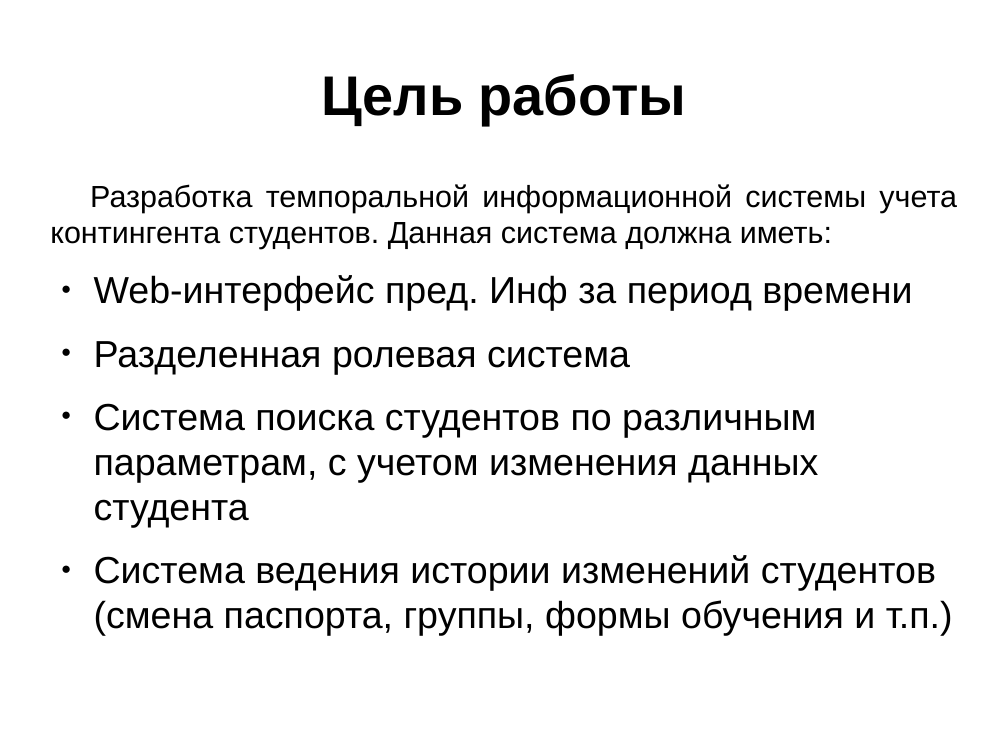
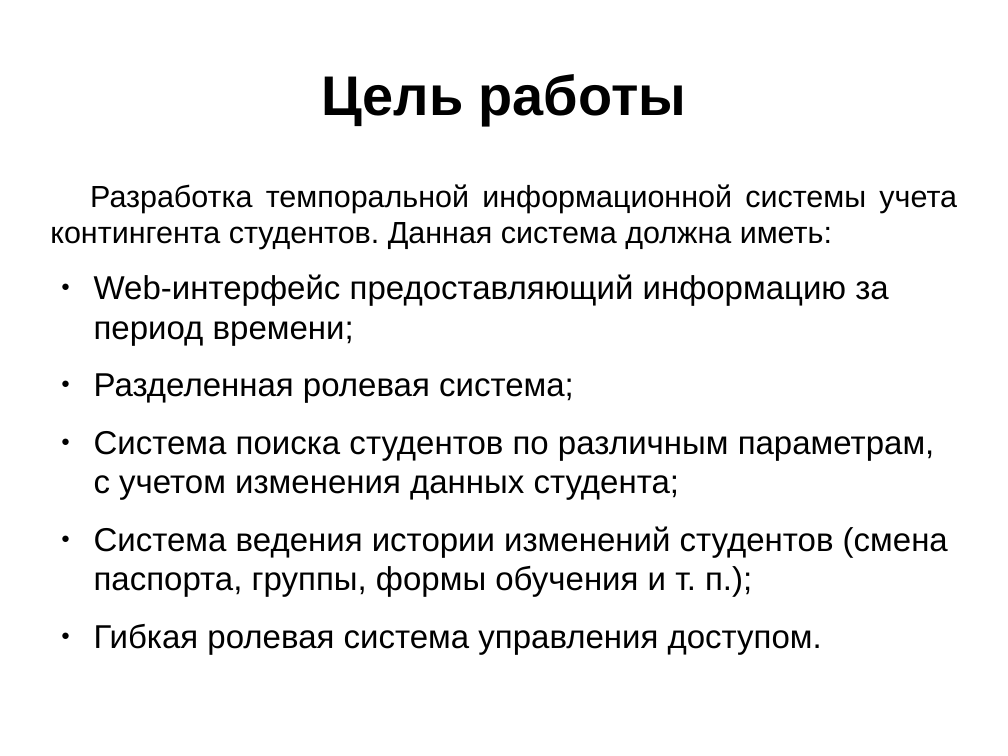
Before and after one commit to uak2/diplom, a slide deck: slide 2 of Презент по диплому.odp. Drawn at 1008x756 pixels with LibreOffice and Linux fonts; fonts in the diff are those of the drawing. Boxes give left, top, right and bottom in pixels: in the first picture for what was removed or moved away, otherwise in the second. Text is boxed around its words. In the diff, an @@ line names an element or a change of style, - is before the commit and + after.

```diff
--- a/Презент по диплому.odp
+++ b/Презент по диплому.odp
@@ text at <box>94,274,948,655</box>: text changed; size 29.6 to 26 pt @@
-● Web-интерфейс пред. Инф за период времени
-● Разделенная ролевая система
-● Система поиска студентов по различным параметрам, с учетом изменения данных студента
-● Система ведения истории изменений студентов (смена паспорта, группы, формы обучения и т.п.)
+● Web-интерфейс предоставляющий информацию за период времени;
+● Разделенная ролевая система;
+● Система поиска студентов по различным параметрам, с учетом изменения данных студента;
+● Система ведения истории изменений студентов (смена паспорта, группы, формы обучения и т. п.);
+● Гибкая ролевая система управления доступом.
```
Also in this commit, not shown: 1 other slide changed, 2 slides added, 1 slide removed, 6 other files.
